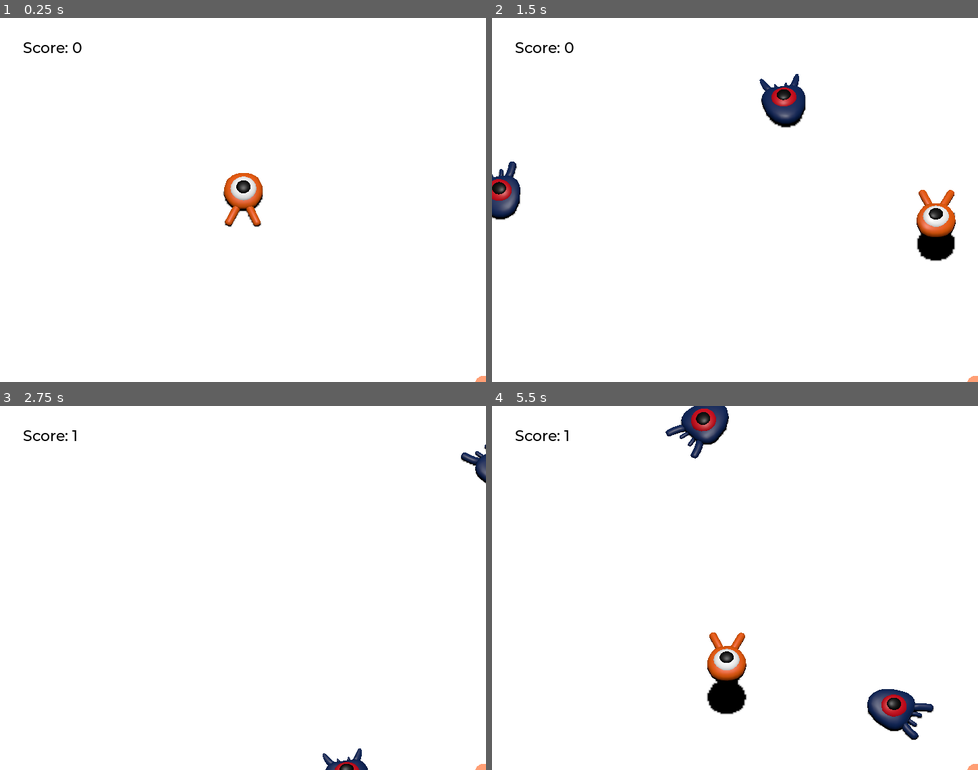
Above: before the commit, frames 1-4 (two rows, left to right).
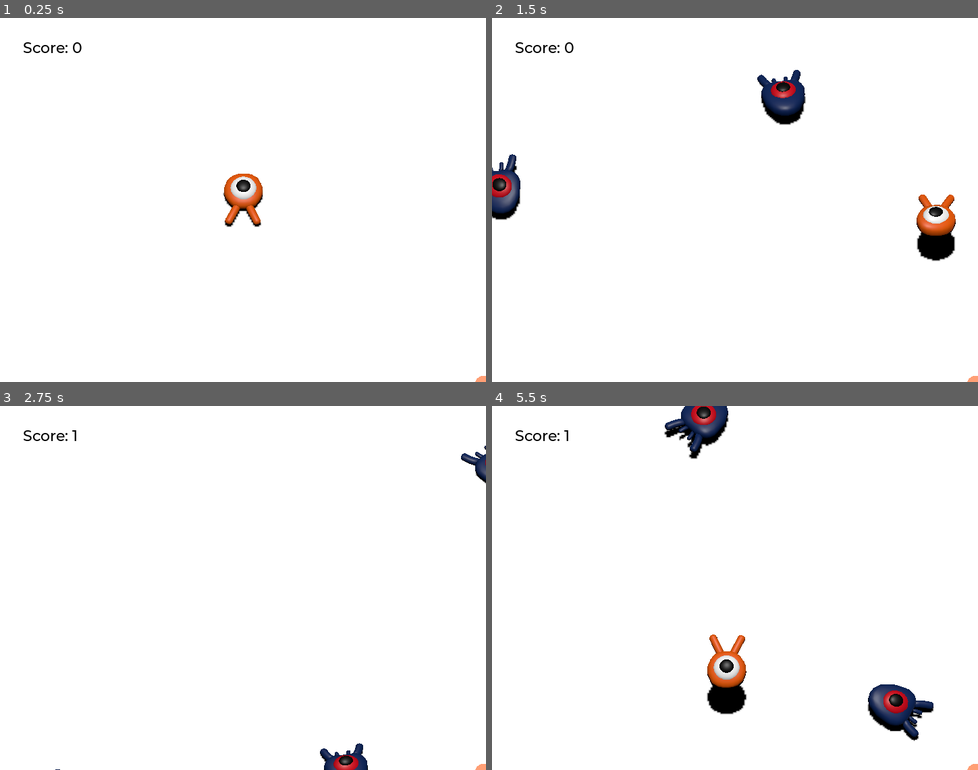
Above: after the commit, the same moments.

Repository: meeeraaakiii/squash-the-creeps
Game: Godot game, scene res://main.tscn
Same seed, same stepped clock (60 frames per second), same inputs: the game is played once before the commit and once after it.
Inputs:
- Up to frame 1 (0.25 s): no input
- Up to frame 2 (1.5 s): tap Enter (ui_accept) at 0.5 s; hold D (move_right) 0.53-1.28 s; tap Space (jump) at 0.6, 0.77, 1.07, 1.35 s; hold S (move_back) from 1.28 s (still down)
- Up to frame 3 (2.75 s): tap Space (jump) at 1.52, 1.82, 2.1 s; release S (move_back) at 2.03 s; hold D (move_right) from 2.03 s (still down)
- Up to frame 4 (5.5 s): release D (move_right) at 2.78 s; hold W (move_forward) 2.78-3.53 s; tap Space (jump) at 2.85, 3.02, 3.32, 3.6, 3.77, 4.07, 4.35, 4.52, 4.82, 5.1 s; hold A (move_left) 3.53-5.03 s; hold S (move_back) from 5.03 s (still down)

The runs differ from the first frame. In frame 1, 0.1% of the frame differs, in the area x 45-55%, y 42-58%; in frame 2, 1.8%; in frame 3, 0.4%; in frame 4, 2.6%, in the area x 35-91%, y 0-93%.

Commit message:
Add mob animation

Diff:
--- a/mob.gd
+++ b/mob.gd
@@ -25,6 +25,8 @@
 	# in order to move in the direction the mob is looking.
 	velocity = velocity.rotated(Vector3.UP, rotation.y)
 
+	$AnimationPlayer.speed_scale = random_speed / min_speed
+
 func _physics_process(_delta):
 	move_and_slide()
 
--- a/mob.tscn
+++ b/mob.tscn
@@ -1,10 +1,44 @@
-[gd_scene load_steps=4 format=3 uid="uid://hstcdponmc1y"]
+[gd_scene load_steps=6 format=3 uid="uid://hstcdponmc1y"]
 
 [ext_resource type="PackedScene" uid="uid://bicorb7we351t" path="res://assets/art/mob.glb" id="1_dy6sc"]
 [ext_resource type="Script" uid="uid://3mvs1hqjjci7" path="res://mob.gd" id="1_nokgg"]
 
 [sub_resource type="BoxShape3D" id="BoxShape3D_dy6sc"]
 size = Vector3(1.65104, 0.603976, 2.07545)
+
+[sub_resource type="Animation" id="Animation_nokgg"]
+resource_name = "float"
+length = 1.2
+loop_mode = 1
+tracks/0/type = "value"
+tracks/0/imported = false
+tracks/0/enabled = true
+tracks/0/path = NodePath("Pivot/Character:position")
+tracks/0/interp = 1
+tracks/0/loop_wrap = true
+tracks/0/keys = {
+"times": PackedFloat32Array(0.3, 0.7, 1.2),
+"transitions": PackedFloat32Array(0.449073, 2.06, 0.554785),
+"update": 0,
+"values": [Vector3(0, 0, 0), Vector3(0, 0.65, 0), Vector3(0, 0.35, 0)]
+}
+tracks/1/type = "value"
+tracks/1/imported = false
+tracks/1/enabled = true
+tracks/1/path = NodePath("Pivot/Character:rotation")
+tracks/1/interp = 1
+tracks/1/loop_wrap = true
+tracks/1/keys = {
+"times": PackedFloat32Array(0.1, 0.5, 0.968456),
+"transitions": PackedFloat32Array(0.419, 2.06, 0.554785),
+"update": 0,
+"values": [Vector3(0, 0, 0), Vector3(0.139626, 0, 0), Vector3(-0.15708, 0, 0)]
+}
+
+[sub_resource type="AnimationLibrary" id="AnimationLibrary_nokgg"]
+_data = {
+&"float": SubResource("Animation_nokgg")
+}
 
 [node name="Mob" type="CharacterBody3D" groups=["mob"]]
 collision_layer = 2
@@ -14,6 +48,7 @@
 [node name="Pivot" type="Node3D" parent="."]
 
 [node name="Character" parent="Pivot" instance=ExtResource("1_dy6sc")]
+transform = Transform3D(1, 0, 0, 0, 0.999836, 0.0181059, 0, -0.0181059, 0.999836, 0, 0.35, 0)
 
 [node name="CollisionShape3D" type="CollisionShape3D" parent="."]
 transform = Transform3D(1, 0, 0, 0, 1, 0, 0, 0, 1, 0.0246029, 0.197164, 0.147766)
@@ -22,4 +57,10 @@
 [node name="VisibleOnScreenNotifier3D" type="VisibleOnScreenNotifier3D" parent="."]
 aabb = AABB(-1, -0.396152, -1.52026, 2, 1.34309, 3.52977)
 
+[node name="AnimationPlayer" type="AnimationPlayer" parent="."]
+libraries = {
+&"": SubResource("AnimationLibrary_nokgg")
+}
+autoplay = "float"
+
 [connection signal="screen_exited" from="VisibleOnScreenNotifier3D" to="." method="_on_visible_on_screen_notifier_3d_screen_exited"]
--- a/player.gd
+++ b/player.gd
@@ -31,10 +31,15 @@
 	if Input.is_action_pressed("move_forward"):
 		direction.z -= 1
 
+	$AnimationPlayer.speed_scale = 1
 	if direction != Vector3.ZERO:
 		direction = direction.normalized()
 		# Setting the basis property will affect the rotation of the node.
 		$Pivot.basis = Basis.looking_at(direction)
+		if is_on_floor():
+			$AnimationPlayer.speed_scale = 4
+		else:
+			$AnimationPlayer.speed_scale = 2
 
 	target_velocity.x = direction.x * speed
 	target_velocity.z = direction.z * speed
@@ -71,6 +76,8 @@
 				# Prevent further duplicate calls.
 				break
 
+	$Pivot.rotation.x = PI / 6 * velocity.y / jump_impulse
+
 	# Moving the Character
 	velocity = target_velocity
 	move_and_slide()
--- a/player.tscn
+++ b/player.tscn
@@ -98,6 +98,6 @@
 libraries = {
 &"": SubResource("AnimationLibrary_i3pqv")
 }
-autoplay = "float"
+autoplay = "My Library/float"
 
 [connection signal="body_entered" from="MobDetector" to="." method="_on_mob_detector_body_entered"]
